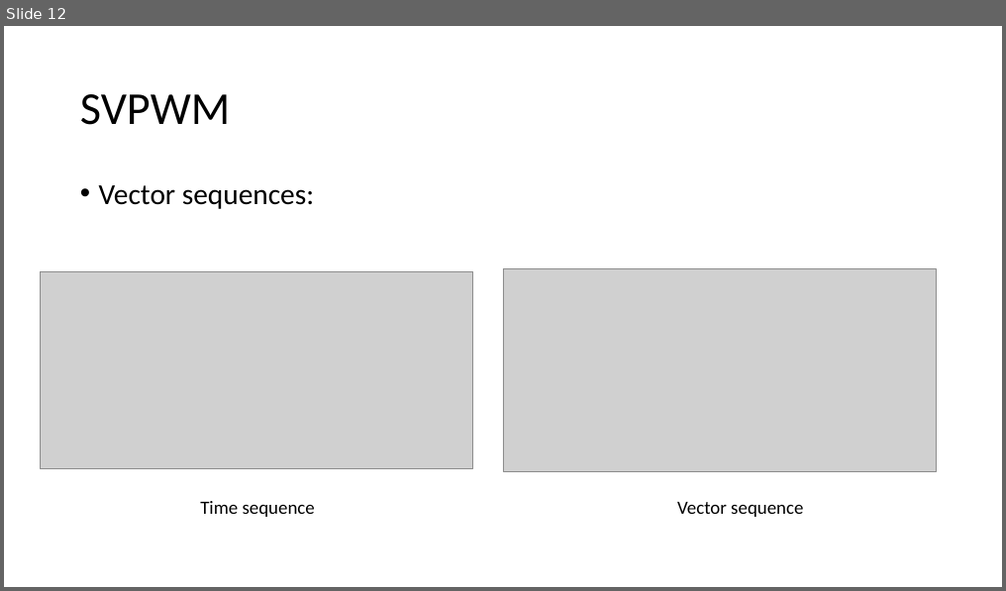
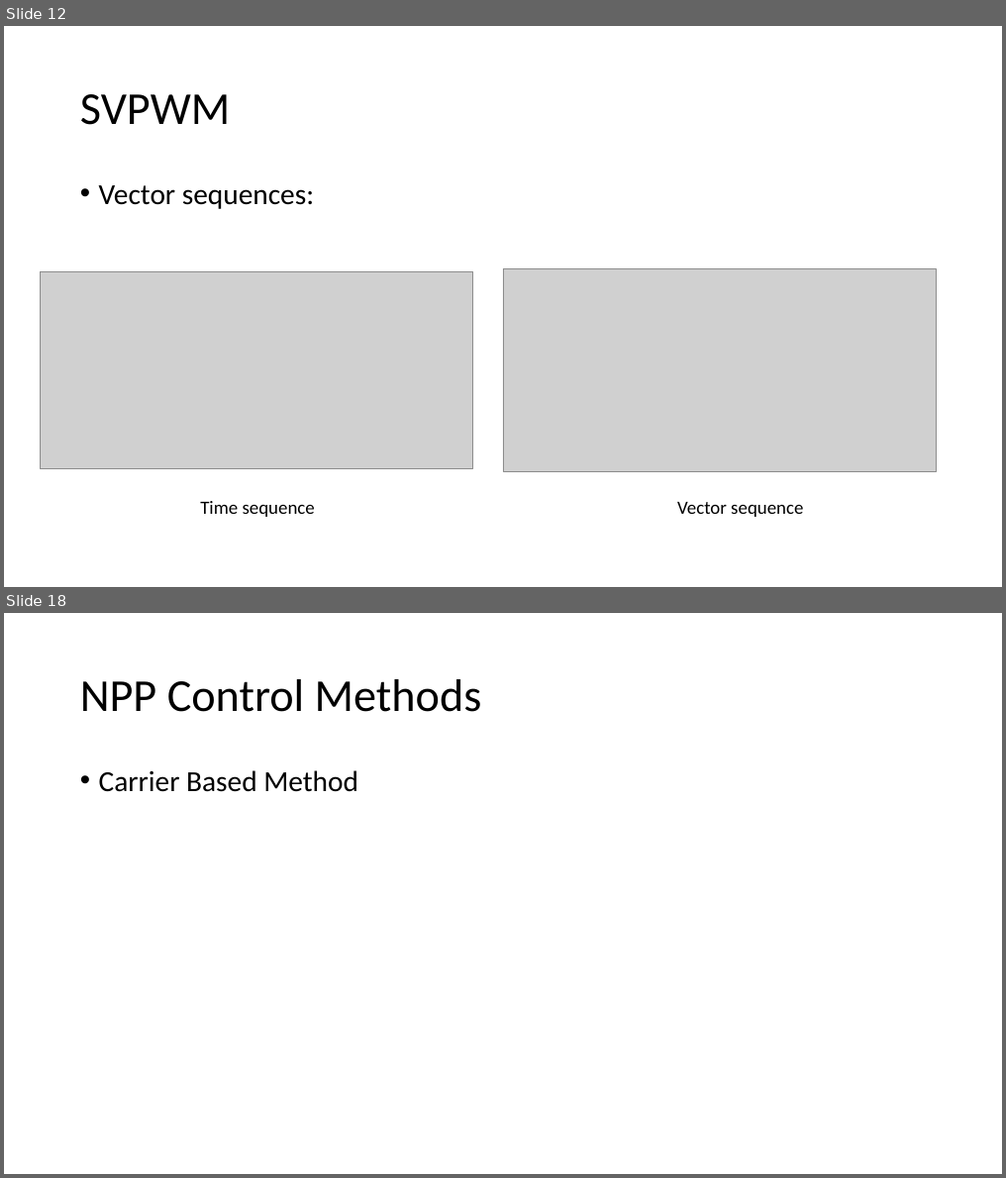
Before and after one commit to ahmetcan-akuz/Thesis, a slide deck: Reports/3-Level NPC Inverter Structure.pptx. Shown one above the other, each under a label of ours: slide 12 before the commit, slides 12 and 18 after it; the slides between them are not shown. The pictures are 1006x591 and 1006x1178 pixels, drawn with LibreOffice and Linux fonts; fonts in the diff are those of the drawing; grey boxes stand for pictures. Boxes give left, top, right and bottom in pixels: in the first picture for what was removed or moved away, otherwise in the second. Text is boxed around its words. In the diff, an @@ line names an element or a change of style, - is before the commit and + after.

Commit message:
NTV control method

```diff
--- a/Reports/3-Level NPC Inverter Structure.pptx
+++ b/Reports/3-Level NPC Inverter Structure.pptx
@@ slide 18 added at box(4, 613, 1002, 1174), background #FFFFFF @@
@@ title added at box(80, 679, 482, 712), 44 pt, text #000000 @@
+NPP Control Methods
@@ text added at box(99, 770, 358, 792), 28 pt, text #000000 @@
+• Carrier Based Method
```
Also in this commit, not shown: 1 slide changed, 4 other slides added, 2 slides removed, 4 other files.
